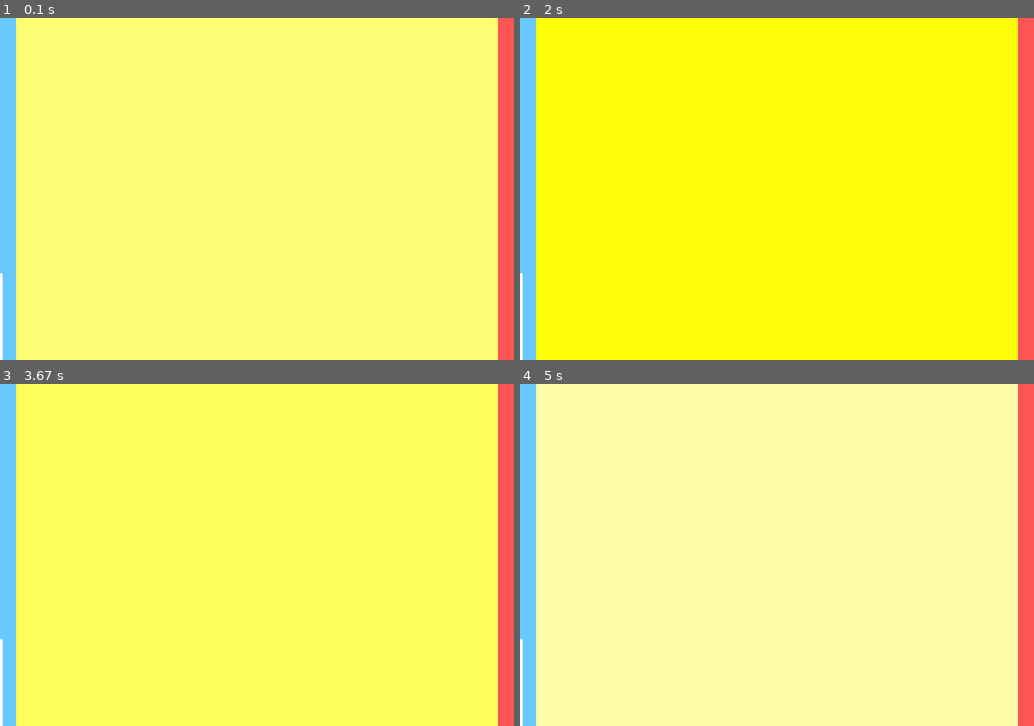
Above: before the commit, frames 1-4 (two rows, left to right).
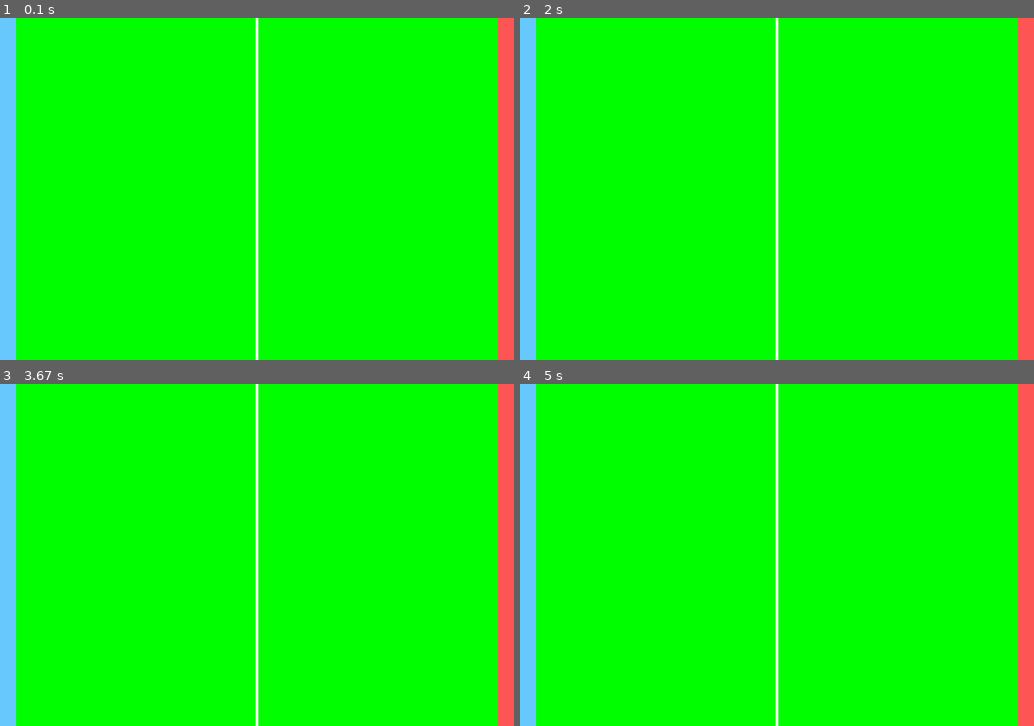
Above: after the commit, the same moments.

Repository: RL-RedLeaf/DiscUI
Game: pygame game, started from main.py
Same seed, same stepped clock (60 frames per second), same inputs: the game is played once before the commit and once after it.
Inputs:
- Up to frame 1 (0.1 s): no input
- Up to frame 2 (2 s): no input
- Up to frame 3 (3.67 s): no input
- Up to frame 4 (5 s): no input

The runs differ from the first frame. In frame 1, 94% of the frame differs, in the area x 0-97%, y 0-100%; in frame 2, 94%; in frame 3, 94%; in frame 4, 94%.

Commit message:
Update DiscUI.py

Diff:
--- a/DiscUI.py
+++ b/DiscUI.py
@@ -177,10 +177,10 @@
         for eve in pygame.event.get():
             if eve.type == pygame.QUIT:
                 pygame.quit()
-        self.screen.fill((255,255,random.randint(1,255)))
+        self.screen.fill('green')
         pygame.draw.rect(self.screen,(104,202,255),self.score_loc[0])
         pygame.draw.rect(self.screen,(255,86,86),self.score_loc[1])
-        pygame.draw.rect(self.screen,"white",(0,1920/2-5,10,1280))
+        pygame.draw.rect(self.screen, "white", (955, 0, 10, 1280))
         pygame.display.flip()
         self.clock.tick(60)
 
